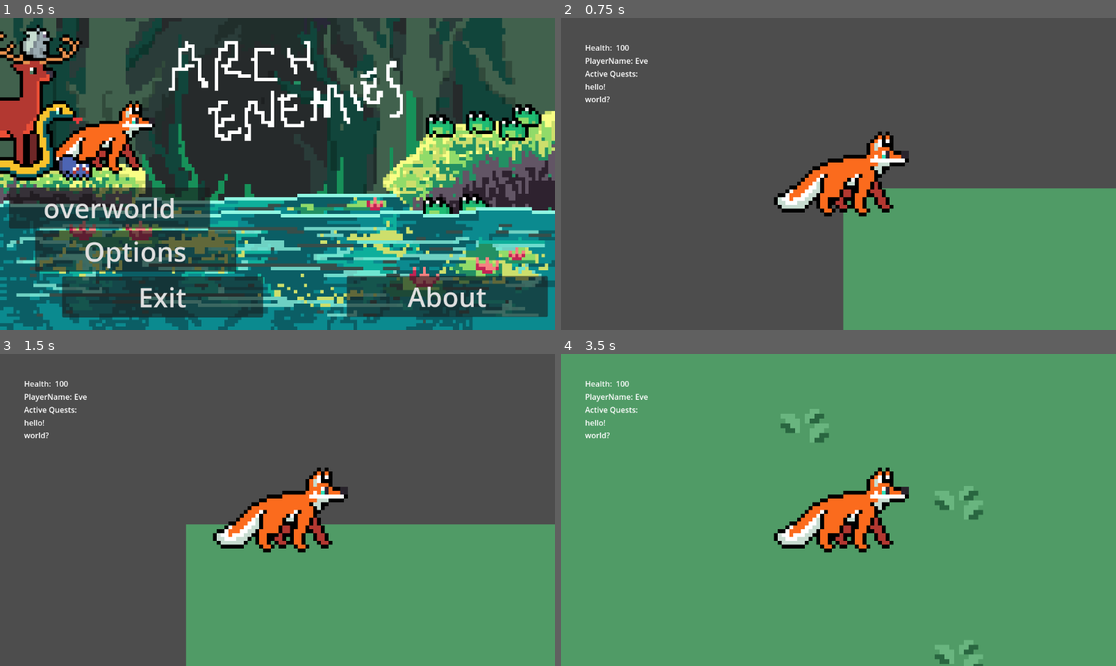
Above: before the commit, frames 1-4 (two rows, left to right).
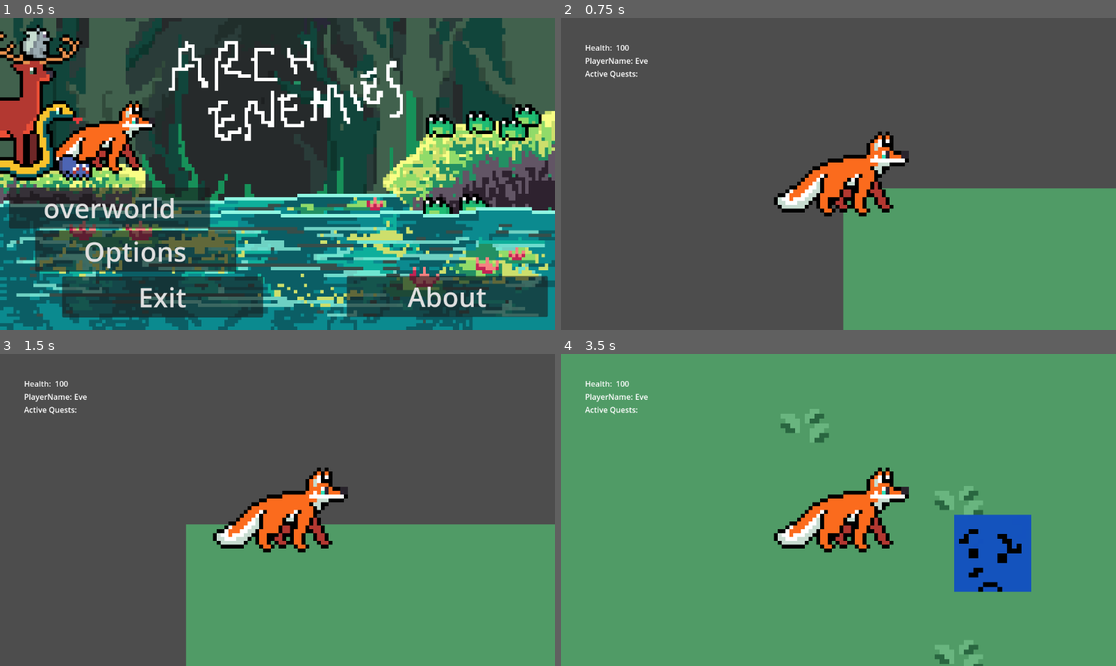
Above: after the commit, the same moments.

Repository: mango-gremlin/arch-enemies
Game: Godot game, scene res://ui/main_menu/main_menu.tscn
Two runs of this game, one before a commit and one after it. Both use one fixed random seed, a clock stepped at 60 frames per second and the inputs below.
Inputs (mouse positions are in pixels of both pictures, inside the frame that each line leads up to):
- Up to frame 1 (0.5 s): no input
- Up to frame 2 (0.75 s): click "overworld" at 0.5 s
- Up to frame 3 (1.5 s): tap Enter at 1.25 s; move the mouse to (399, 494) at 1.27 s; hold D (move_right) from 1.28 s (still down); tap E (interact_overworld) at 1.35 s
- Up to frame 4 (3.5 s): move the mouse to (727, 525) at 2.02 s; release D (move_right) at 2.03 s; hold S (move_down) 2.03-2.78 s; tap E (interact_overworld) at 2.1, 3.05 s; move the mouse to (894, 441) at 2.77 s; hold D (move_right) from 2.78 s (still down); tap Q (use_item) at 2.85 s

Frame 1 is identical in both runs. In frame 2, less than 0.1% of the frame differs, in the area x 4-9%, y 21-28%; in frame 3, less than 0.1%; in frame 4, 3.5%, in the area x 4-85%, y 21-77%.

Commit message:
update bridge interaction, update map position, update player inventory

Diff:
--- /dev/null
+++ b/testing_area/prototype_testing/overworld/entities/interaction_overworld/bridge_interaction.gd
@@ -0,0 +1,15 @@
+extends Node2D
+
+## base properties set for bridge interaction
+
+@export var bridge_id:int
+@export var difficulty:int
+@export var description:String = "reserved for preview path of sprite"
+
+func _ready():
+	var interactionspot_object = get_node("interactionspot")
+
+	# updating bridge id accordingly
+	interactionspot_object.interact_value = bridge_id
+	# updating description
+	interactionspot_object.interact_label = description
--- a/testing_area/prototype_testing/overworld/entities/interaction_overworld/bridge_interaction.tscn
+++ b/testing_area/prototype_testing/overworld/entities/interaction_overworld/bridge_interaction.tscn
@@ -1,9 +1,11 @@
-[gd_scene load_steps=3 format=3 uid="uid://5llfgi2ysvie"]
+[gd_scene load_steps=4 format=3 uid="uid://5llfgi2ysvie"]
 
+[ext_resource type="Script" path="res://entities/interaction_overworld/bridge_interaction.gd" id="1_0fxgx"]
 [ext_resource type="Texture2D" uid="uid://jxy3j8rfygm1" path="res://art/bridge_dummy.png" id="1_0w4hd"]
 [ext_resource type="PackedScene" uid="uid://cegpqm0j2vvbh" path="res://entities/interaction_overworld/interactionspot.tscn" id="2_l2pv7"]
 
 [node name="bridge_interaction" type="Node2D"]
+script = ExtResource("1_0fxgx")
 
 [node name="TextureRect" type="TextureRect" parent="."]
 clip_contents = true
@@ -14,6 +16,4 @@
 texture = ExtResource("1_0w4hd")
 
 [node name="interactionspot" parent="." instance=ExtResource("2_l2pv7")]
-interact_label = "Bridge"
 interact_type = 1
-interact_value = "Level"
--- a/testing_area/prototype_testing/overworld/entities/interaction_overworld/interactionspot.gd
+++ b/testing_area/prototype_testing/overworld/entities/interaction_overworld/interactionspot.gd
@@ -1,8 +1,7 @@
 extends Area2D
 class_name Interactable
 
-# enum denoting the interaction type
-
+# denotes interaction type
 enum InteractionType {
 	NPC, # denotes interaction with NPC
 	BRIDGE, # denotes BRIDGE-game
@@ -11,21 +10,55 @@
 	DEBUG, # denotes DEBUG interactions
 }
 
-# defines type of action, i.e item, shop, dialogue
+# --- /
+# -- / base properties
+# defines type of action, used to identify what to do next ...
 @export var interact_type:InteractionType = InteractionType.DEBUG
 
+# denotes the value contained
+var interact_value = "no interaction"
 
-# default value at interaction
+# debugging : denotes what this interaction is about
 @export var interact_label = "none"
 
-# denotes the value
-@export var interact_value = "no interaction"
+# --- /
+# -- / necessary options for ITEM
+@export var item_type:Item.ItemType = Item.ItemType.NOTHING
+@export var item_description:String = "description of item, is showcased on interaction"
+
+# --- /
+# -- / necessary options for BRIDGE
+var bridge_id:int
+# should be referencing to the to the bridge-game
+
+
+
+
+
 
 
 
 # Called when the node enters the scene tree for the first time.
 func _ready():
-	pass # Replace with function body.
+	# constructing the according type:
+	match interact_type:
+		InteractionType.ITEM:
+			# generating new item
+			var newItem = Item.new(item_type,item_description)
+			interact_label = newItem.item_description
+			interact_value = newItem
+		InteractionType.NPC:
+			pass
+		InteractionType.BRIDGE:
+			pass
+			#interact_value = bridge_id
+			# should be replaced by DATASTRUCTURE denoting a bridge-Level
+
+		InteractionType.BLOCKADE:
+			pass
+		InteractionType.DEBUG:
+			pass
+
 
 
 # Called every frame. 'delta' is the elapsed time since the previous frame.
--- a/testing_area/prototype_testing/overworld/maingame.tscn
+++ b/testing_area/prototype_testing/overworld/maingame.tscn
@@ -16,17 +16,25 @@
 
 [node name="interactionspot" parent="." instance=ExtResource("4_b5ggn")]
 position = Vector2(497, 130)
+interact_type = 3
 interact_label = "Thats a stone "
-interact_type = 2
-interact_value = "stone"
+item_type = 0
+item_description = "this is a stick,wow!"
 
 [node name="interactionspot2" parent="." instance=ExtResource("4_b5ggn")]
 position = Vector2(471, 120)
-interact_label = "Tree"
-interact_type = 2
-interact_value = "stick"
+interact_type = 3
+interact_label = "tree"
+item_type = 2
+item_description = "a small green leaf"
 
 [node name="bridge_interaction" parent="." instance=ExtResource("5_thogd")]
-position = Vector2(657, 86)
+position = Vector2(190, 28)
+bridge_id = 800
+description = "test  description"
+
+[node name="bridge_interaction2" parent="." instance=ExtResource("5_thogd")]
+position = Vector2(176, 80)
+bridge_id = 1
 
 [connection signal="updated_inventory" from="Player" to="overworld_ui" method="_on_player_updated_inventory"]
--- a/testing_area/prototype_testing/overworld/script/Item.gd
+++ b/testing_area/prototype_testing/overworld/script/Item.gd
@@ -6,7 +6,6 @@
 # - to trade with other NPCS
 # - to recruit NPCS
 # - ....
-
 class_name Item
 
 enum ItemType {
@@ -14,4 +13,36 @@
 	STONE,
 	LEAF,
 	HONEY,
+	NOTHING,
 }
+
+# --- /
+# -- / base properties
+
+var item_name:String
+var item_description:String
+var item_type:ItemType
+
+
+
+# --- /
+# -- / class constructor
+func _init(new_item_type:ItemType,description:String):
+	item_type= new_item_type
+	item_description = description
+	item_name = setItemName(new_item_type)
+
+
+
+func setItemName(type:ItemType):
+	match type:
+		ItemType.STICK:
+			return "Stick"
+		ItemType.STONE:
+			return "Stone"
+		ItemType.LEAF:
+			return "Leaf"
+		ItemType.HONEY:
+			return "Honey"
+		_:
+			return " "
--- a/testing_area/prototype_testing/overworld/script/Player.gd
+++ b/testing_area/prototype_testing/overworld/script/Player.gd
@@ -13,7 +13,7 @@
 # -- / player states
 
 # Array to hold the players useable items
-@onready var inventory:Array = []
+@onready var inventory:Array[Item] = []
 
 # Array to hold hte players progess in the world
 # used to check whether the user can traverse a certain region
@@ -66,7 +66,7 @@
 	move_and_collide(velocity * delta)
 
 # -----
-# --- structure for interaction with Areas
+# --- structure interaction areas
 # -----
 
 
@@ -79,20 +79,28 @@
 	all_interactions.erase(area)
 
 
+# function denoting how to interact with a given interaction in stack
 func execute_interaction():
-	if all_interactions:
-		# drawing first element from interaction
+
+
+	if not all_interactions.is_empty(): # interaction not empty
+
+		# taking first element from interaction
 		var active_interaction = all_interactions[0]
+
 		# we will match again a certain type
 		match active_interaction.interact_type:
 			Interactable.InteractionType.BRIDGE:
 				print("entering bridge game")
-				enter_pause_menu()
+				# drawing ID from Bridge-Interaction
+				# TODO Gather bridge-ID before! to pass
+				var bridge_id = active_interaction.interact_value
+				enter_bridge_scene(bridge_id)
 			Interactable.InteractionType.ITEM:
-				print("found a stone!")
-				print(active_interaction.interact_value)
+				print("found an item")
+				update_inventory(active_interaction.interact_value)
 				# adding to inventory!
-				updateInventory("stone")
+				#updateInventory("stone")
 				# TODO REfactor to handle items accordingly
 			Interactable.InteractionType.NPC:
 				print("npc interaction")
@@ -124,16 +132,29 @@
 
 
 
-# this ought to improve, use enums or similar for patter matching
-func updateInventory(item:String):
+
+func update_inventory(item:Item):
 	inventory.insert(0,item)
 	# emit signal to update Ui
 	updated_inventory.emit(inventory)
+
+
+# ----
+# scene change management
+# ----
 
 func enter_pause_menu():
 	print("pause menu")
 	exit_overworld()
 	get_tree().change_scene_to_file("res://ui/menu/pause_menu.tscn")
+
+func enter_bridge_scene(bridge_id):
+	print("entering bridge game", bridge_id)
+	exit_overworld()
+	# search for bridgeGame with correct id!
+	# load it afterwards
+	enter_pause_menu() # default until we merged
+
 
 func exit_overworld():
 	# TODO save coordinates
@@ -147,10 +168,10 @@
 
 
 
-
 # -----
 # debugging
 # -----
+
 func update_interactionLabel():
 	if all_interactions:
 		# taking active interaction and insert its label --> descriptions
--- a/testing_area/prototype_testing/overworld/ui/overworld_ui/overworld_ui.gd
+++ b/testing_area/prototype_testing/overworld/ui/overworld_ui/overworld_ui.gd
@@ -6,22 +6,24 @@
 @onready var playername_label = $Control/MarginContainer/VBoxContainer/HBoxContainer2/PlayerName
 @onready var quest_label = $Control/MarginContainer/VBoxContainer/HBoxContainer3/VBoxContainer/QuestList
 
-var current_quests:Array = ["hello!","world?"]:
+var player_inventory:Array[Item] = []:
 	set(newArray):
 		# if a new array was given, we update its value, also the label
-		current_quests = newArray
-		_update_quest_label()
+		player_inventory = newArray
+		_update_inventory_label()
 
 var current_health:int = 100:
 	set(updatedHealth):
 		current_health = updatedHealth
 		_update_health_label()
 
-func _update_quest_label():
+func _update_inventory_label():
 	# iterate over item
 	var newString:String  = ""
-	for quest_string in current_quests:
-		newString += str(quest_string) + "\n"
+	for item in player_inventory:
+		var item_name = item.item_name
+		var item_description = item.item_description
+		newString += str(item_name) + "\n"
 	quest_label.text = newString
 
 func _update_health_label():
@@ -34,7 +36,7 @@
 	# not sure whether we should call  and always set this here?
 	playername_label.text = "Eve"
 
-	_update_quest_label()
+	_update_inventory_label()
 
 
 # Called every frame. 'delta' is the elapsed time since the previous frame.
@@ -43,4 +45,4 @@
 
 
 func _on_player_updated_inventory(inventory):
-	current_quests = inventory
+	player_inventory = inventory
